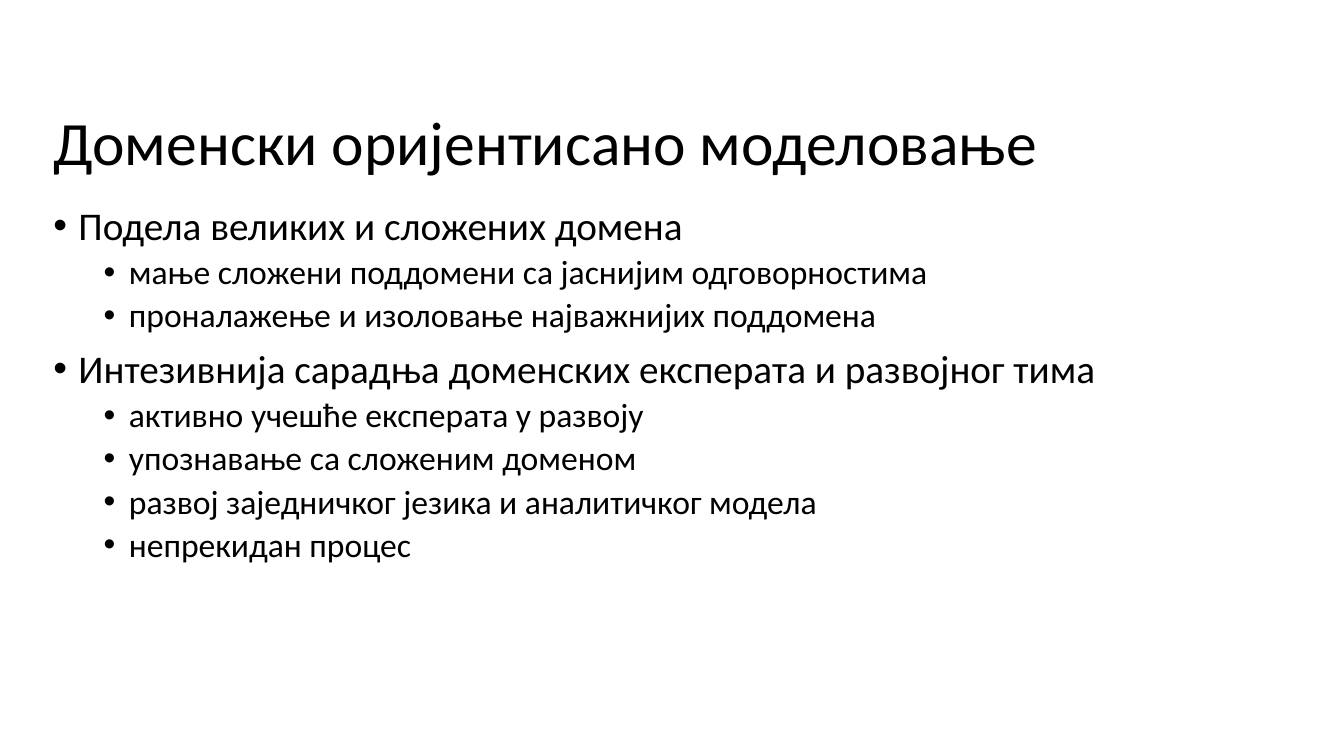
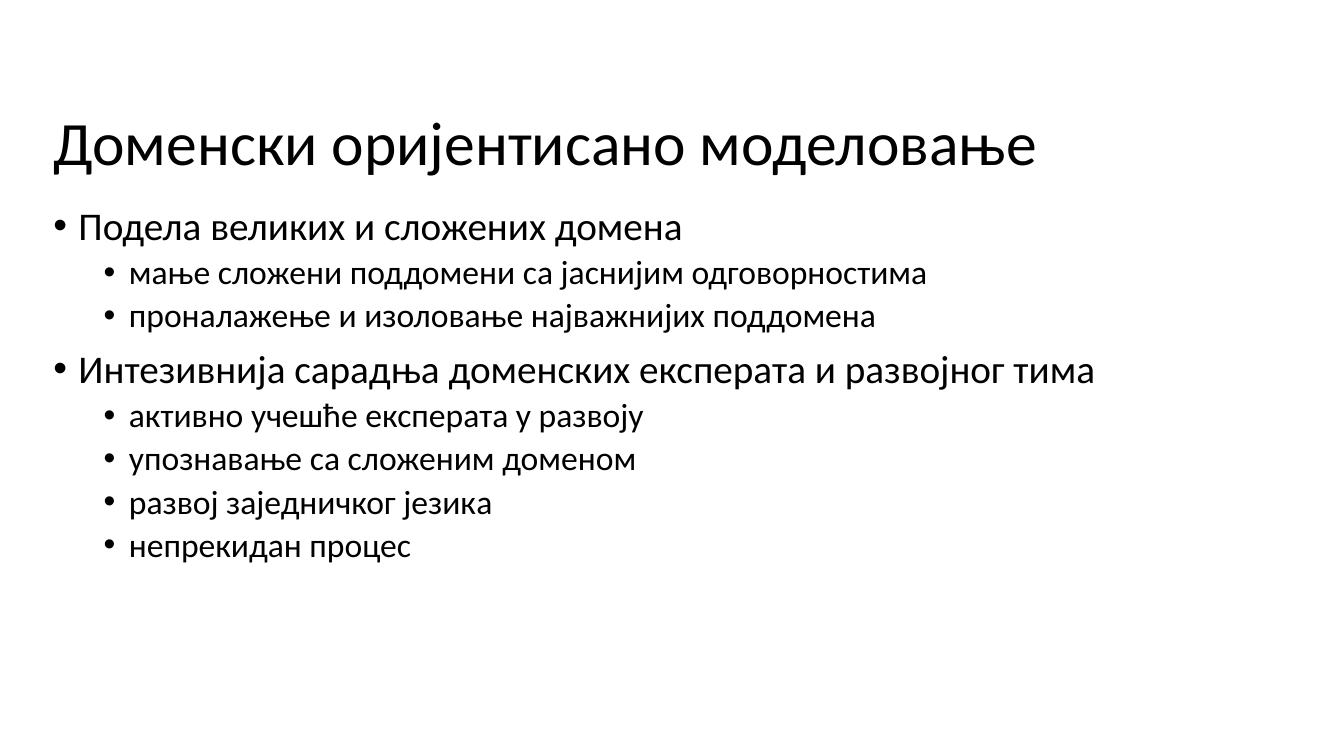
Before and after one commit to miki208/master-rad, a slide deck: slide 3 of slajdovi/master.pptx. Drawn at 1344x756 pixels with LibreOffice and Linux fonts; fonts in the diff are those of the drawing; background and template pictures are left out. Boxes give left, top, right and bottom in pixels: in the first picture for what was removed or moved away, otherwise in the second. Text is boxed around its words. In the diff, an @@ line names an element or a change of style, - is before the commit and + after.

```diff
--- a/slajdovi/master.pptx
+++ b/slajdovi/master.pptx
@@ text at box(129, 491, 492, 520): text changed @@
-  • развој заједничког језика и аналитичког модела
+  • развој заједничког језикa
```
Also in this commit, not shown: 6 other slides changed, 1 slide removed.
